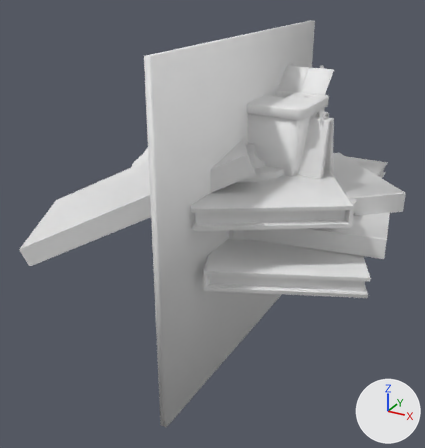
Two versions of the FBX model ECOE sim/Assets/Art/Environment/Decoration/Decoration.fbx, one commit apart.
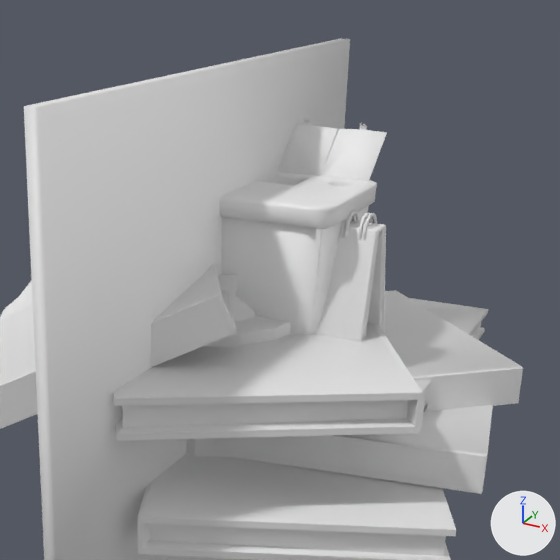
Each version appears first whole from a 50 mm lens placed at (0.376, -0.792, 0.344), pointed at (-0.066, 0.012, -0.058), and next in a close-up on the part from 31% to 100% of the width and 0% to 66% of the height. The axes (+X, +Y, +Z) are drawn at lower right. The lights are the same throughout. The older version's two pictures come first. Where no turn or scale is listed for an object, it has been applied to the vertices.

Names of what the first close-up shows: 'Book', 'BookPile', 'CalendarDesk', 'PaintingSquare', 'SharpContainer', 'ToiletPaper' and 2 more.
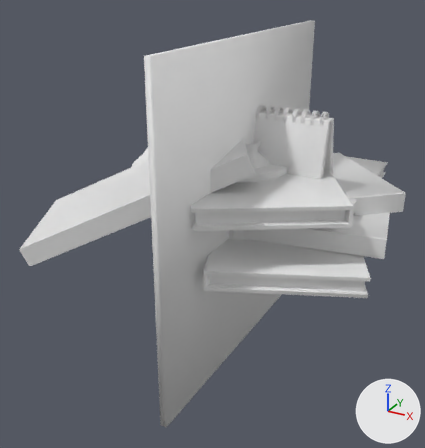
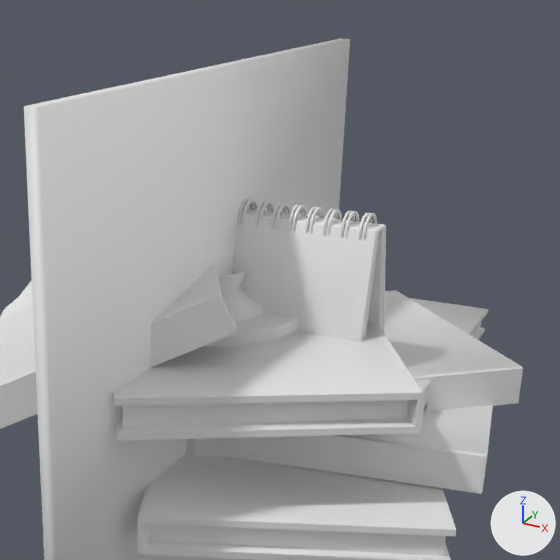
Boxes [x1, y1, x2, y2] around the edits, measured in the close-ups (560 x 560 px):
'SharpContainer', deleted: before [220, 119, 387, 335]
'CalendarDesk', unchanged, uncovered by the edit: before [317, 211, 386, 342]; after [232, 199, 386, 342]

The edits, one by one:
Object 'SharpContainer' (ob_sharpcontainer) is deleted.
